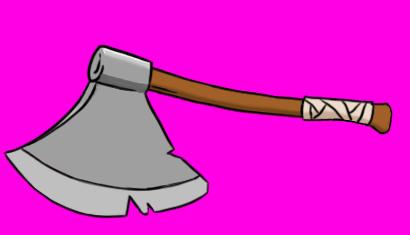
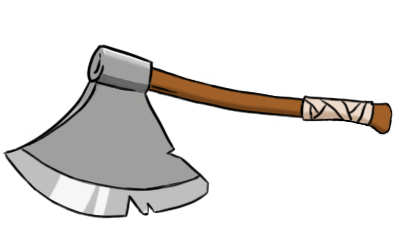
Layers edited between the first and the second 410px x 235px image:
painted on "Layer 7" over (3, 59, 215, 223)
hid "Background", painted on it over (0, 0, 410, 235)
